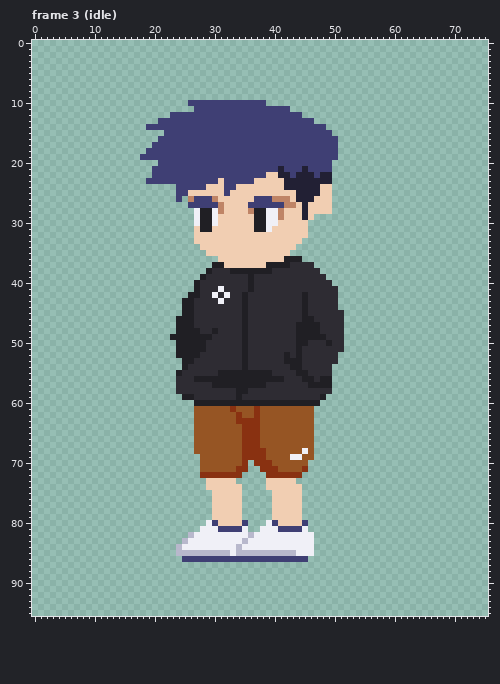
Two states of a pixel-art file, assets/player/player.aseprite. The picture above is the old version.
76x96 pixels, 20 frames. Shown: frame 3 (idle). The commit also changed other frames, which this record leaves out.
After the commit:
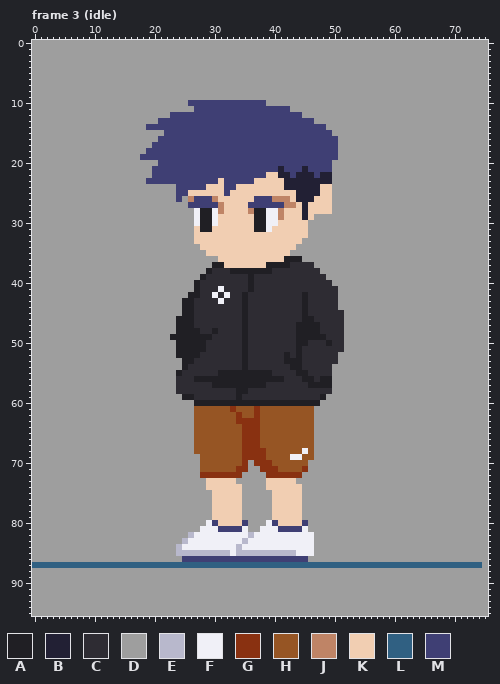
Palette (. is transparent): A #201f24  B #222034  C #2e2c33  D #9e9e9e  E #b8b8cc  F #f0f0f7  G #893111  H #965524  J #bf8466  K #f1ceb2  L #306082  M #3f3f74
Log entry: assets: main char jump fall frames
Changes in this commit:
layer "Background" now shown
Frame 3 (idle), layer "Background":
Colour D is added in rows 0 to 9 at x 0 to 75; in row 10 at x 0 to 25 and 39 to 75; in row 11 at x 0 to 26 and 43 to 75; in row 12 at x 0 to 22 and 45 to 75; in row 13 at x 0 to 20 and 47 to 75; in row 14 at x 0 to 18 and 49 to 75.
Colour D is added in row 15 at x 0 to 21 and 50 to 75; in row 16 at x 0 to 20 and 51 to 75; in row 17 at x 0 to 19 and 51 to 75; in row 18 at x 0 to 18 and 51 to 75; in row 19 at x 0 to 17 and 51 to 75; in row 20 at x 0 to 20 and 50 to 75.
Colour D is added in rows 21 to 22 at x 0 to 19 and 50 to 75; in row 23 at x 0 to 18 and 50 to 75; in rows 24 to 25 at x 0 to 23 and 50 to 75; in row 26 at x 0 to 23, 25 and 50 to 75; in row 27 at x 0 to 25 and 50 to 75; in row 28 at x 0 to 26 and 50 to 75.
Colour D is added in row 29 at x 0 to 26 and 47 to 75; in rows 30 to 32 at x 0 to 26 and 46 to 75; in row 33 at x 0 to 26 and 45 to 75; in row 34 at x 0 to 27 and 44 to 75; in row 35 at x 0 to 28 and 43 to 75; in row 36 at x 0 to 30 and 45 to 75.
Colour D is added in row 37 at x 0 to 29 and 47 to 75; in row 38 at x 0 to 28 and 48 to 75; in row 39 at x 0 to 27 and 49 to 75; in row 40 at x 0 to 26 and 50 to 75; in row 41 at x 0 to 26 and 51 to 75; in row 42 at x 0 to 25 and 51 to 75.
Colour D is added in rows 43 to 44 at x 0 to 24 and 51 to 75; in row 45 at x 0 to 24 and 52 to 75; in rows 46 to 48 at x 0 to 23 and 52 to 75; in row 49 at x 0 to 22 and 52 to 75; in rows 50 to 51 at x 0 to 23 and 52 to 75; in row 52 at x 0 to 23 and 51 to 75.
Colour D is added in row 53 at x 0 to 24 and 51 to 75; in row 54 at x 0 to 24 and 50 to 75; in rows 55 to 58 at x 0 to 23 and 50 to 75; in row 59 at x 0 to 24 and 49 to 75; in row 60 at x 0 to 26 and 48 to 75; in rows 61 to 68 at x 0 to 26 and 47 to 75.
Colour D is added in row 69 at x 0 to 27 and 47 to 75; in row 70 at x 0 to 27, 36 and 46 to 75; in row 71 at x 0 to 27, 36 to 37 and 46 to 75; in row 72 at x 0 to 27, 35 to 38 and 45 to 75; in row 73 at x 0 to 28, 34 to 38 and 44 to 75; in row 74 at x 0 to 28, 35 to 38 and 45 to 75.
Colour D is added in rows 75 to 79 at x 0 to 29, 35 to 39 and 45 to 75; in row 80 at x 0 to 28, 36 to 38 and 46 to 75; in row 81 at x 0 to 27, 36 to 37 and 46 to 75; in row 82 at x 0 to 25 and 47 to 75; in row 83 at x 0 to 24 and 47 to 75; in rows 84 to 85 at x 0 to 23 and 47 to 75.
Colour D is added in row 86 at x 0 to 24 and 46 to 75; in row 87 at x 75; in rows 88 to 95 at x 0 to 75.
Colour L is added in row 87 at x 0 to 74.
Boxes around the changes in both pictures, in picture pixels (x1, y1, x2, y2):
added: (32, 40, 488, 616)
